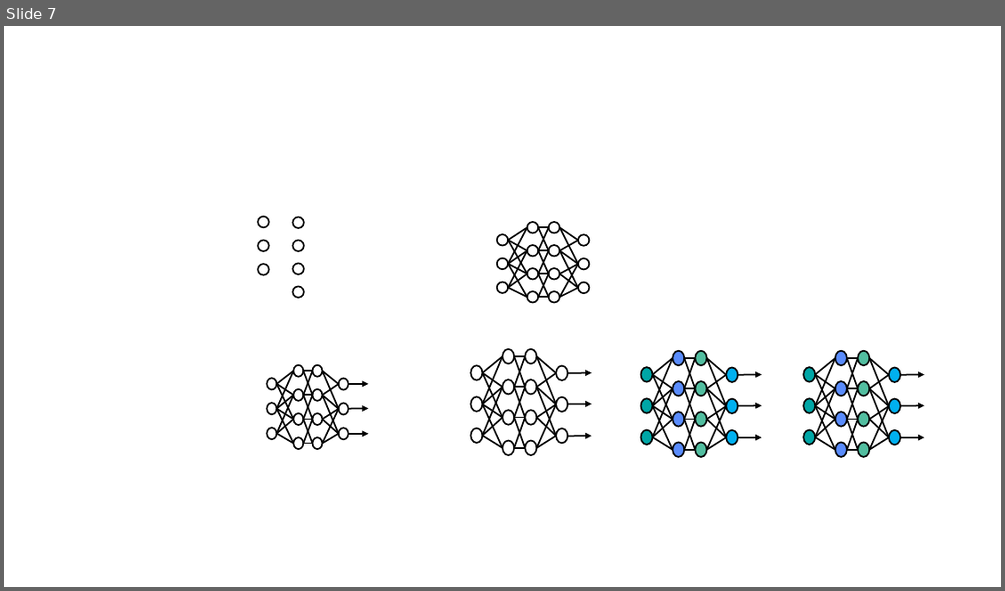
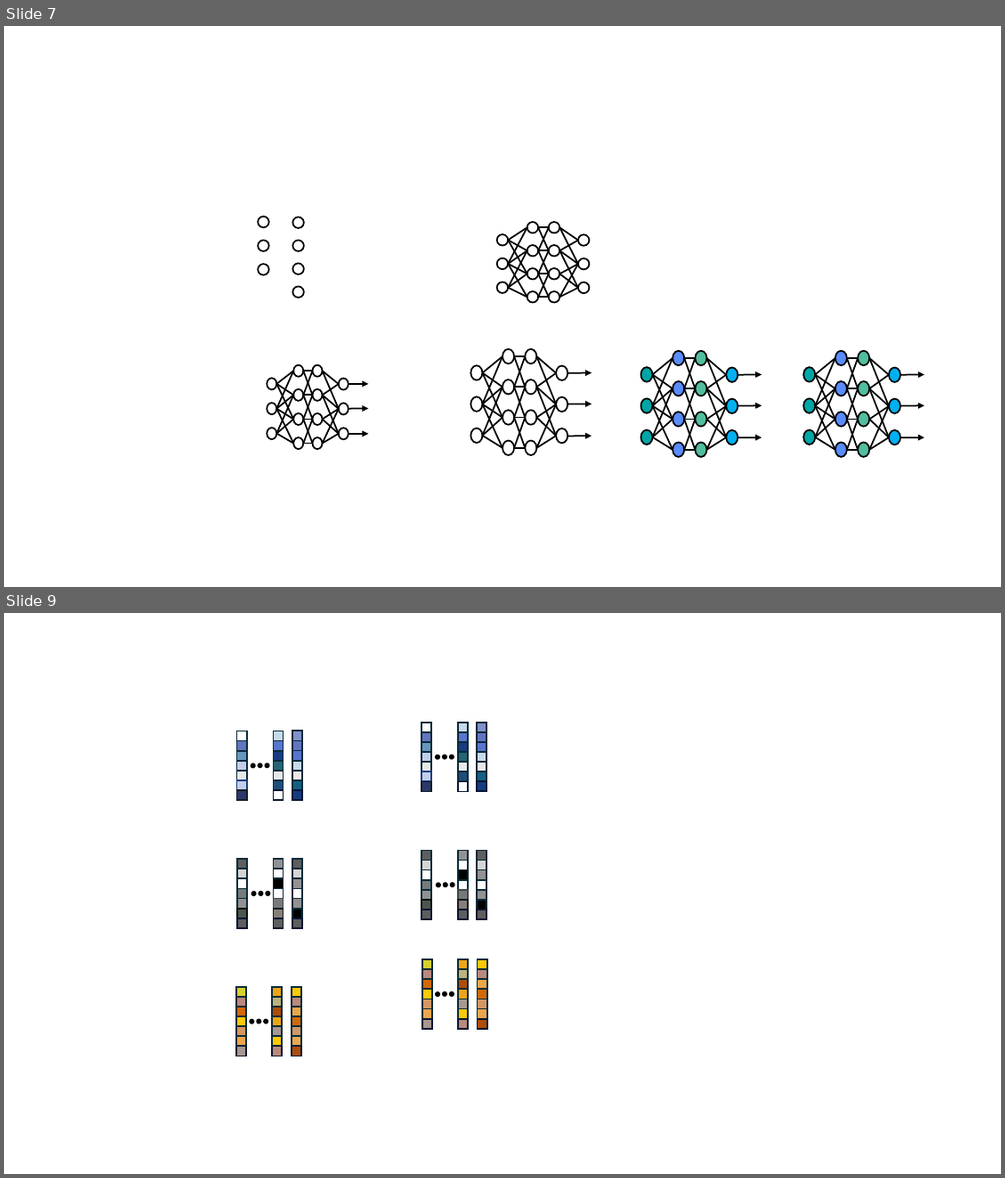
Before and after one commit to lynnkyle/Draw, a slide deck: 科研作图.pptx. Shown one above the other, each under a label of ours: slide 7 before the commit, slides 7 and 9 after it; the slides between them are not shown. The pictures are 1005x591 and 1005x1178 pixels, drawn with LibreOffice and Linux fonts; fonts in the diff are those of the drawing. Boxes give left, top, right and bottom in pixels: in the first picture for what was removed or moved away, otherwise in the second. Text is boxed around its words. In the diff, an @@ line names an element or a change of style, - is before the commit and + after.

```diff
--- a/科研作图.pptx
+++ b/科研作图.pptx
@@ slide 9 added at (4, 613, 1001, 1174), background #FFFFFF @@
@@ group added at (237, 731, 302, 800): 21 rectangles, 3 ellipses @@
@@ group added at (237, 859, 302, 928): 21 rectangles, 3 ellipses @@
@@ group added at (421, 722, 487, 1029): 63 rectangles, 9 ellipses @@
@@ group added at (236, 987, 301, 1055): 21 rectangles, 3 ellipses @@
```
Also in this commit, not shown: 1 slide changed, 3 other slides added, 1 slide removed.
